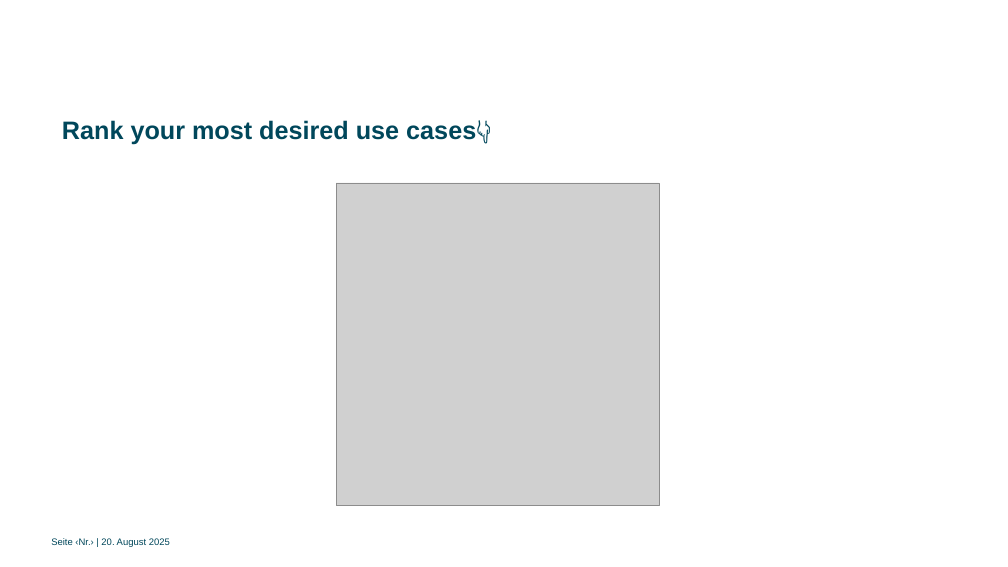
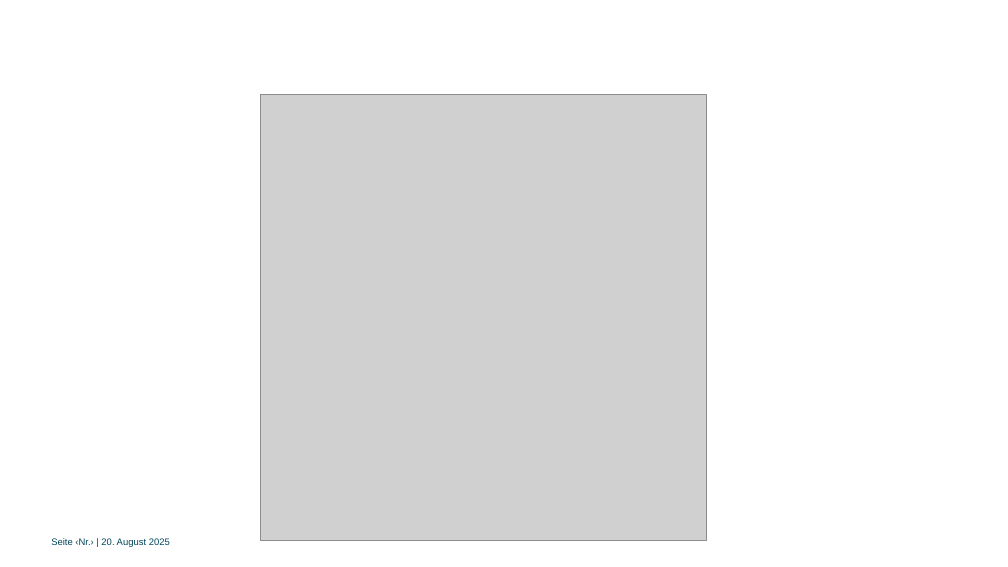
Before and after one commit to MartinPankraz/DSAGTechXChange26, a slide deck: slide 11 of misc/welcome.pptx. Drawn at 1008x567 pixels with LibreOffice and Linux fonts; fonts in the diff are those of the drawing; grey boxes stand for pictures; background and template pictures are left out. Boxes give left, top, right and bottom in pixels: in the first picture for what was removed or moved away, otherwise in the second. Text is boxed around its words. In the diff, an @@ line names an element or a change of style, - is before the commit and + after.

```diff
--- a/misc/welcome.pptx
+++ b/misc/welcome.pptx
@@ picture: place and size @@
-picture at [337, 183, 659, 506]
+picture at [261, 95, 707, 541]
@@ text removed at [62, 120, 491, 145] @@
-Rank your most desired use cases👇
```
Also in this commit, not shown: 1 other slide changed.
